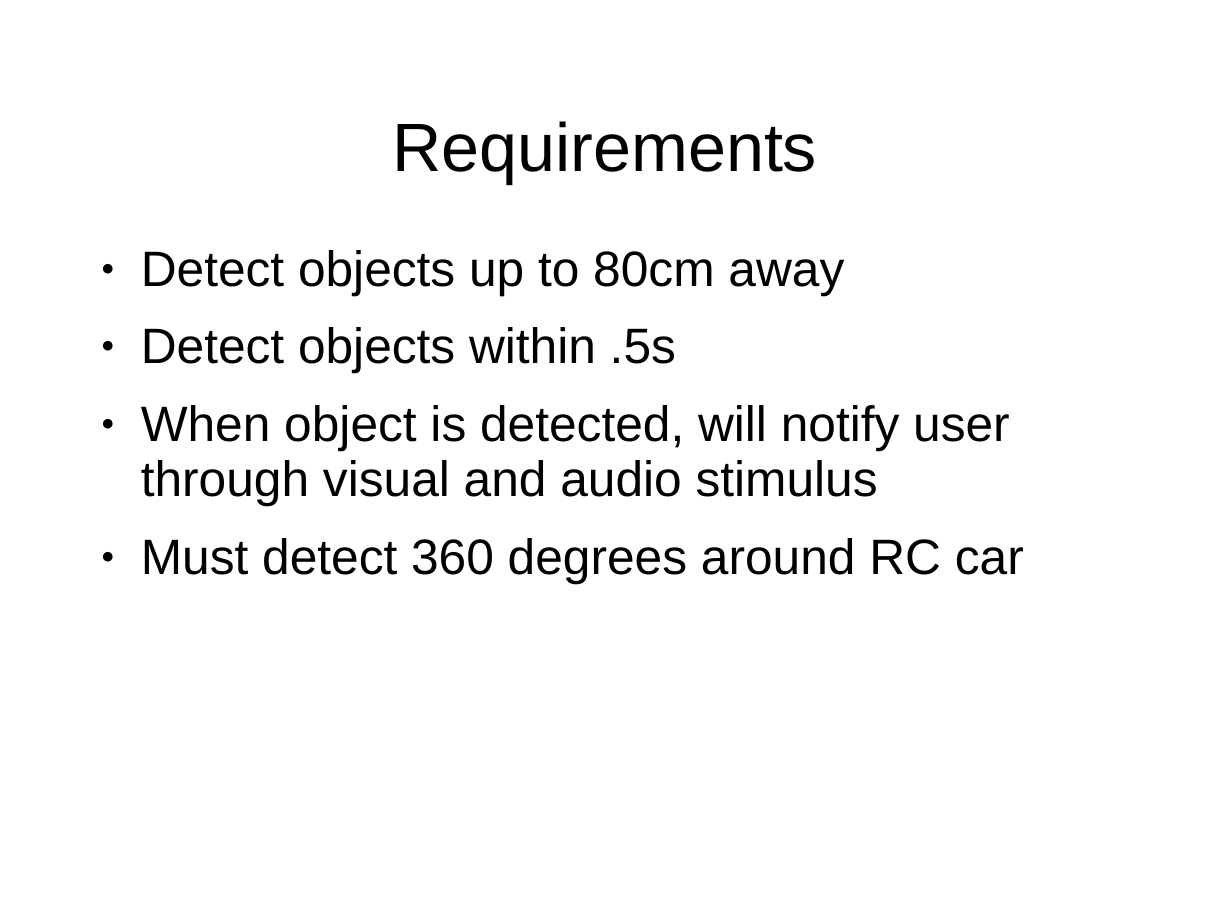
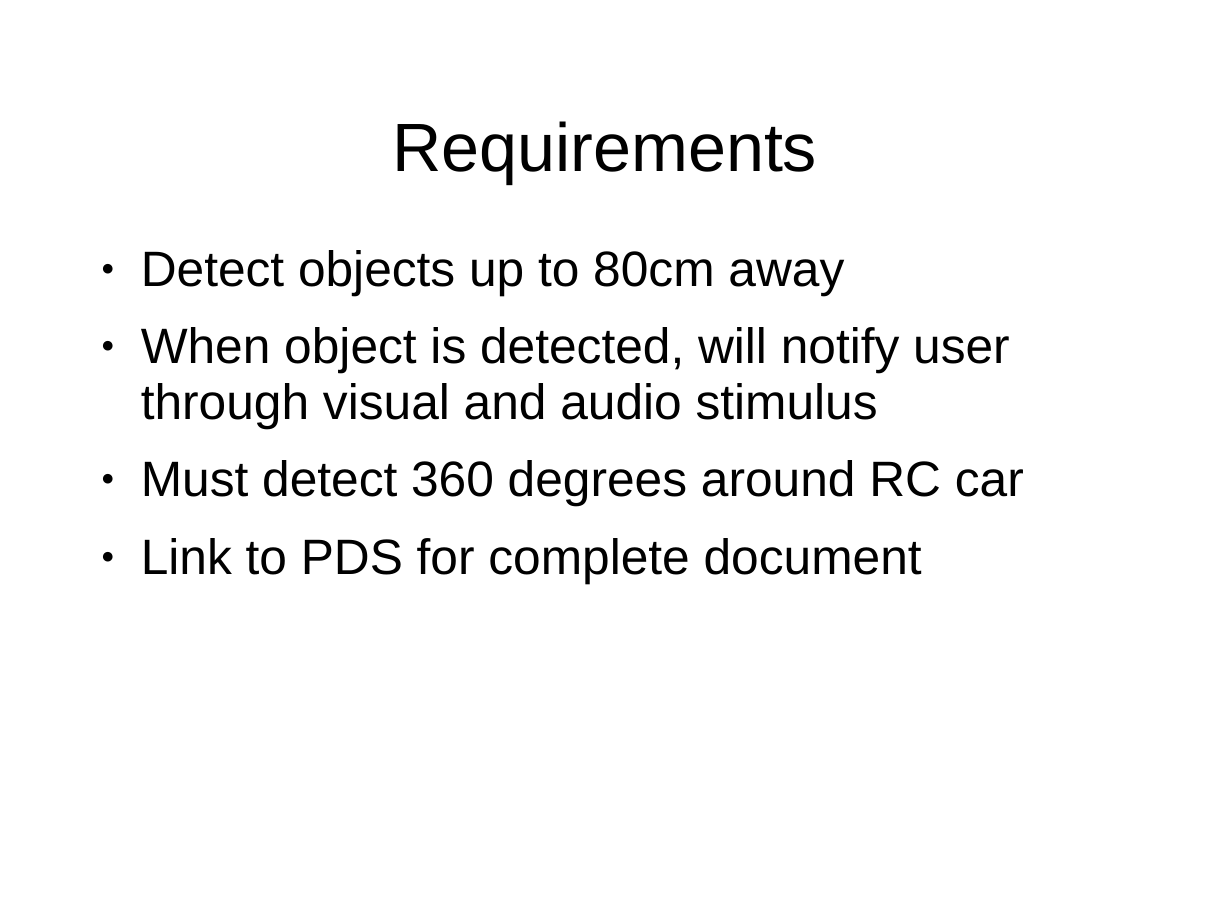
Before and after one commit to RC360Detector/RC360Detector, a slide deck: slide 6 of T08 - Presentation.ppt. Drawn at 1232x924 pixels with LibreOffice and Linux fonts; fonts in the diff are those of the drawing; background and template pictures are left out. Boxes give left, top, right and bottom in pixels: in the first picture for what was removed or moved away, otherwise in the second. Text is boxed around its words. In the diff, an @@ line names an element or a change of style, - is before the commit and + after.

```diff
--- a/T08 - Presentation.ppt
+++ b/T08 - Presentation.ppt
@@ text at [141,327,676,373]: paragraph removed @@
-● Detect objects within .5s
@@ text at [141,538,922,583]: paragraph added @@
+● Link to PDS for complete document
```
Also in this commit, not shown: 8 other slides changed, 6 slides added, 3 slides removed.
